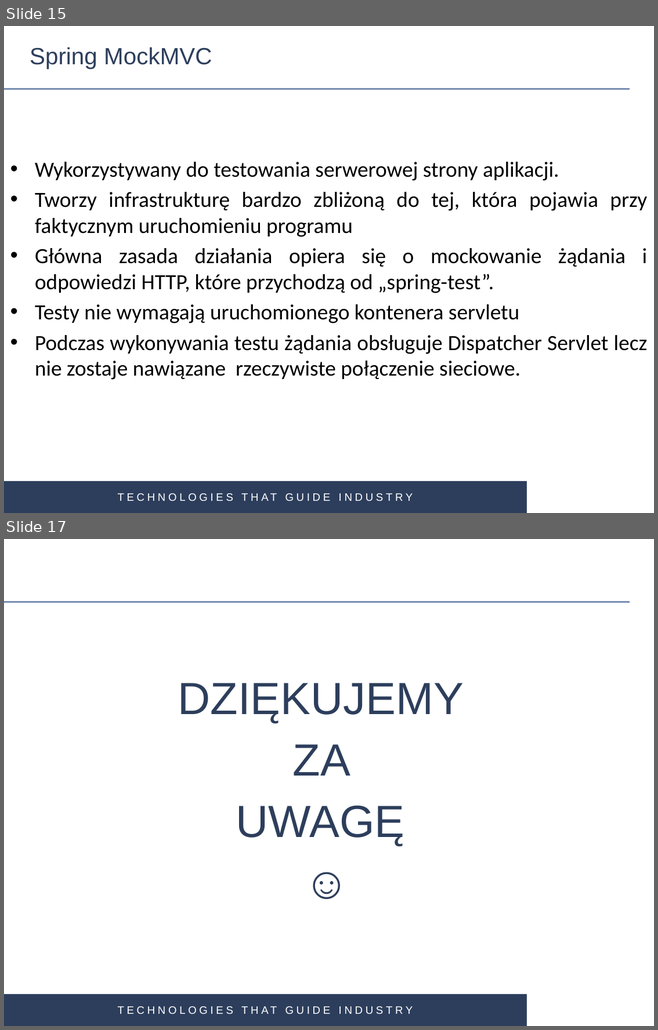
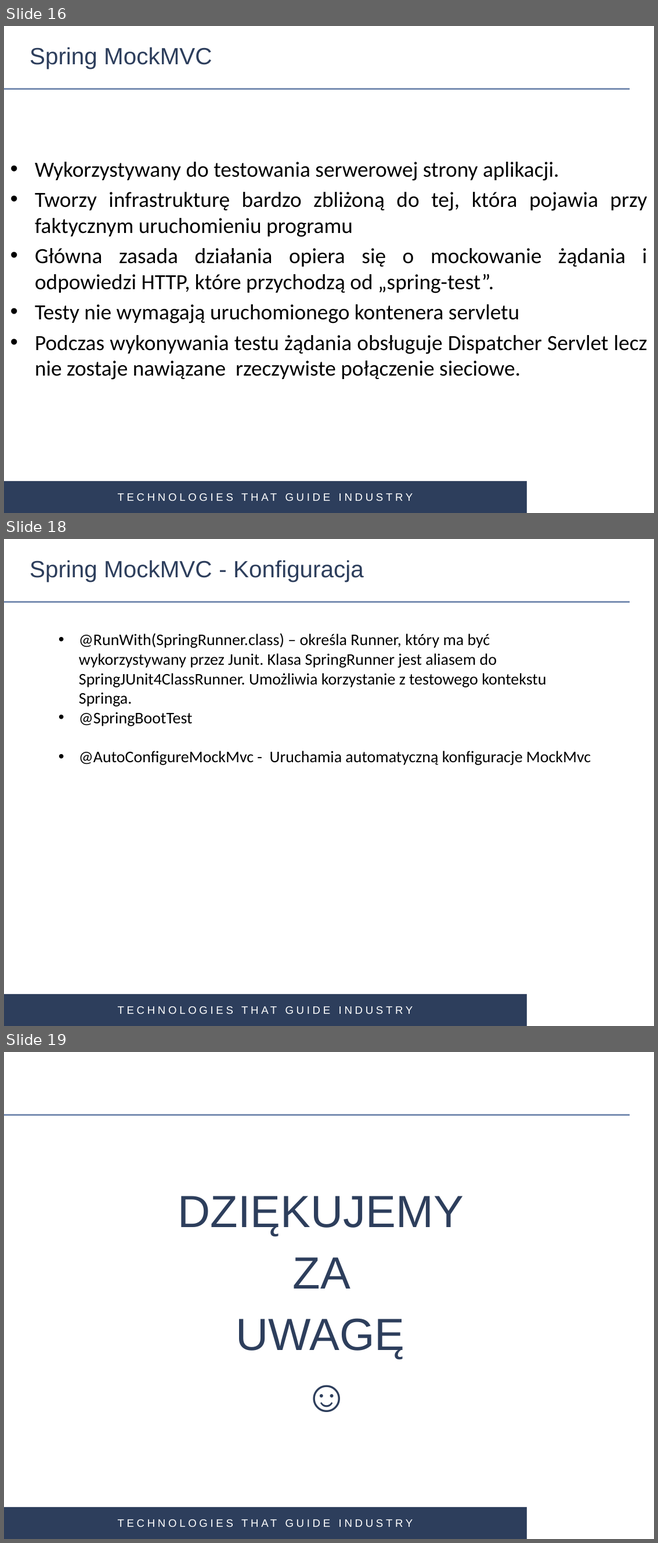
Before and after one commit to gardian91/SPRING_MVC-PSK, a slide deck: Spring MVC.pptx. Shown one above the other, each under a label of ours: slides 15 and 17 before the commit, slides 16, 18 and 19 after it; the slides between them are not shown. The pictures are 658x1030 and 658x1543 pixels, drawn with LibreOffice and Linux fonts; fonts in the diff are those of the drawing; background and template pictures are left out. Boxes give left, top, right and bottom in pixels: in the first picture for what was removed or moved away, otherwise in the second. Text is boxed around its words. In the diff, an @@ line names an element or a change of style, - is before the commit and + after.

```diff
--- a/Spring MVC.pptx
+++ b/Spring MVC.pptx
@@ slide 18 added at bbox=[4, 539, 654, 1026], background #FFFFFF; not listed: 3 template elements that a slide beside it also shows @@
@@ title added at bbox=[30, 560, 364, 582], 26 pt, text #2D3E5C @@
+Spring MockMVC - Konfiguracja
@@ text added at bbox=[79, 633, 590, 765], 18 pt, text #000000 @@
+• @RunWith(SpringRunner.class) – określa Runner, który ma być wykorzystywany przez Junit. Klasa SpringRunner jest aliasem do SpringJUnit4ClassRunner. Umożliwia korzystanie z testowego kontekstu Springa.
+• @SpringBootTest
+• @AutoConfigureMockMvc - Uruchamia automatyczną konfiguracje MockMvc
@@ what was slide 15 is now slide 16 @@
@@ what was slide 17 is now slide 19 @@
```
Also in this commit, not shown: 1 slide changed, 1 other slide added, 15 other files.
